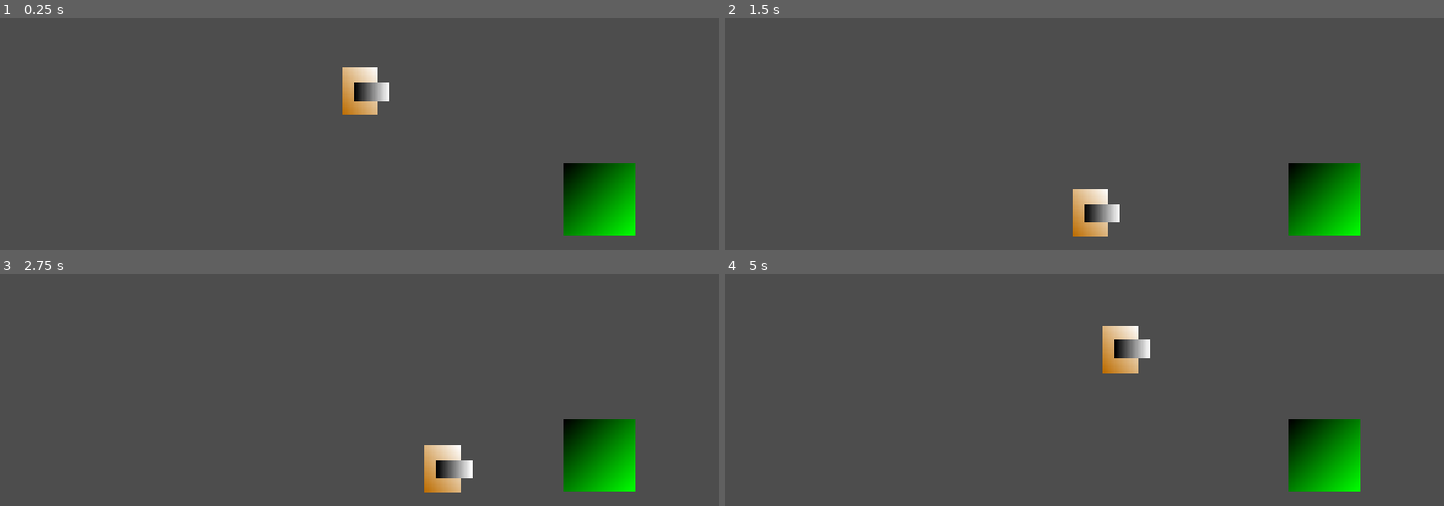
Above: before the commit, frames 1-4 (two rows, left to right).
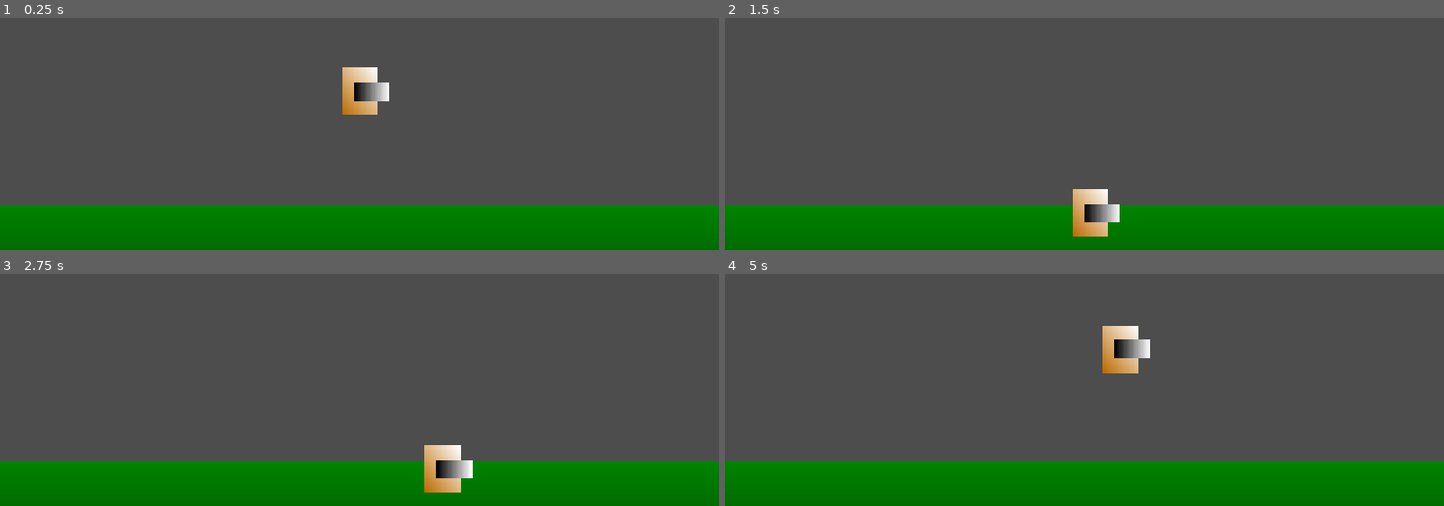
Above: after the commit, the same moments.

Repository: dranik544/explanation-overdue
Game: Godot game, scene res://scenes/main.tscn
Same seed, same stepped clock (60 frames per second), same inputs: the game is played once before the commit and once after it.
Inputs (mouse positions are in pixels of both pictures, inside the frame that each line leads up to):
- Up to frame 1 (0.25 s): no input
- Up to frame 2 (1.5 s): move the mouse to (1242, 27) at 0.52 s; click (1242, 27) at 0.67 s; tap Enter at 1.25 s; drag from (940, 69) to (1048, 129) at 1.27 s
- Up to frame 3 (2.75 s): move the mouse to (outside the picture) at 2.02 s; click (outside the picture) at 2.17 s
- Up to frame 4 (5 s): tap Space at 2.75 s; drag from (1048, 385) to (outside the picture) at 2.77 s; move the mouse to (1300, 364) at 3.52 s; click (1300, 364) at 3.67 s; tap Enter at 4.25 s; drag from (outside the picture) to (outside the picture) at 4.27 s

The runs differ from the first frame. In frame 1, 21% of the frame differs, in the area x 0-100%, y 62-100%; in frame 2, 20%; in frame 3, 20%; in frame 4, 21%.

Commit message:
пол. да.

Diff:
--- a/scenes/main.tscn
+++ b/scenes/main.tscn
@@ -1,9 +1,17 @@
-[gd_scene load_steps=7 format=3 uid="uid://sq62i7vh4s13"]
+[gd_scene load_steps=8 format=3 uid="uid://sq62i7vh4s13"]
 
 [ext_resource type="PackedScene" uid="uid://bvct2dejiu24o" path="res://scenes/player/player.tscn" id="1_o5qli"]
 [ext_resource type="Script" uid="uid://bonvgsowq51qj" path="res://scenes/projectile_pool.gd" id="2_0wfyh"]
 [ext_resource type="PackedScene" uid="uid://b1bx0qxb3npc3" path="res://scenes/projectiles/blaster_projectile_1.tscn" id="3_sugp2"]
-[ext_resource type="PackedScene" uid="uid://cvyfkpds5lg44" path="res://scenes/blocks/block_1.tscn" id="4_jyhfs"]
+
+[sub_resource type="Gradient" id="Gradient_sugp2"]
+colors = PackedColorArray(2.09369e-06, 0.516062, 9.62615e-08, 1, 1.67254e-06, 0.395666, 4.81308e-08, 1)
+
+[sub_resource type="GradientTexture2D" id="GradientTexture2D_jyhfs"]
+gradient = SubResource("Gradient_sugp2")
+width = 580
+height = 40
+fill_to = Vector2(0, 1)
 
 [sub_resource type="RectangleShape2D" id="RectangleShape2D_o5qli"]
 size = Vector2(578, 20)
@@ -18,11 +26,11 @@
 script = ExtResource("2_0wfyh")
 projectileScene = ExtResource("3_sugp2")
 
-[node name="player" parent="." node_paths=PackedStringArray("pool") instance=ExtResource("1_o5qli")]
-pool = NodePath("../ProjectilePool")
+[node name="visual" type="Node2D" parent="."]
 
-[node name="Camera2D" type="Camera2D" parent="."]
-zoom = Vector2(2, 2)
+[node name="floor" type="Sprite2D" parent="visual"]
+position = Vector2(0, 125)
+texture = SubResource("GradientTexture2D_jyhfs")
 
 [node name="collisions" type="StaticBody2D" parent="."]
 
@@ -42,5 +50,8 @@
 position = Vector2(240, 0)
 shape = SubResource("RectangleShape2D_sugp2")
 
-[node name="block1" parent="." instance=ExtResource("4_jyhfs")]
-position = Vector2(160, 101)
+[node name="player" parent="." node_paths=PackedStringArray("pool") instance=ExtResource("1_o5qli")]
+pool = NodePath("../ProjectilePool")
+
+[node name="Camera2D" type="Camera2D" parent="."]
+zoom = Vector2(2, 2)
